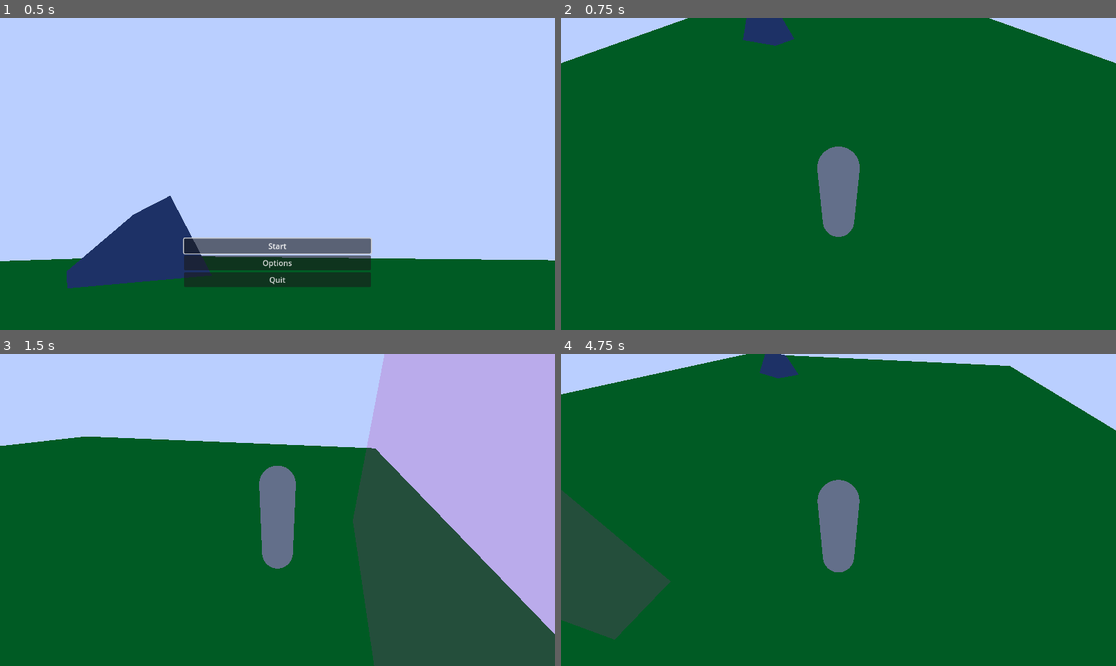
Above: before the commit, frames 1-4 (two rows, left to right).
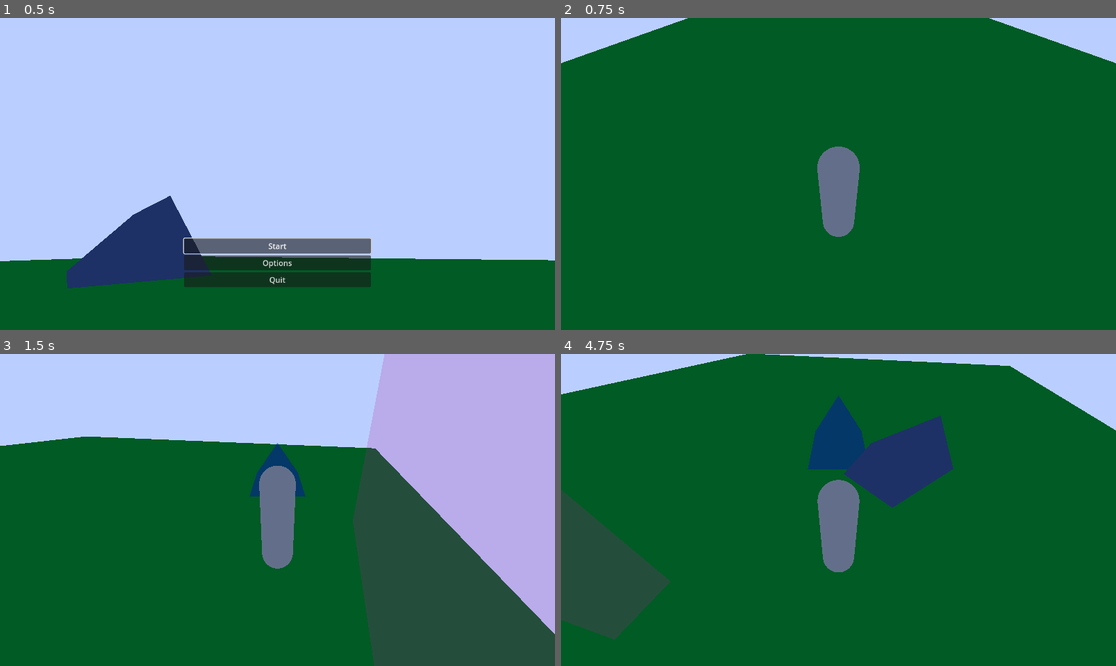
Above: after the commit, the same moments.

Repository: Wake1st/CritterCamper
Game: Godot game, scene res://game_manager.tscn
The game is run twice, just before and just after one commit, with the same random seed, the same clock (stepped at 60 frames per second) and the same inputs.
Inputs (mouse positions are in pixels of both pictures, inside the frame that each line leads up to):
- Up to frame 1 (0.5 s): no input
- Up to frame 2 (0.75 s): click "Start" at 0.5 s
- Up to frame 3 (1.5 s): tap Enter at 1.25 s; move the mouse to (399, 494) at 1.27 s; hold D (right) from 1.28 s (still down); tap E (action, bound only after the commit) at 1.35 s
- Up to frame 4 (4.75 s): tap Q (undo_action, bound only after the commit) at 1.55, 2.85, 3.8, 4.35 s; release D (right) at 2 s; click "Start" at 2 s; tap Space at 2.75 s; move the mouse to (727, 525) at 2.77 s; hold S (backward) 2.78-3.53 s; tap E (action, bound only after the commit) at 3.05, 3.6, 4.55 s; move the mouse to (894, 441) at 3.52 s; hold D (right) 3.53-4.28 s; move the mouse to (810, 572) at 4.27 s; hold W (forward) from 4.28 s (still down)

Frame 1 is identical in both runs. In frame 2, 0.6% of the frame differs, in the area x 32-43%, y 0-9%; in frame 3, 0.5%; in frame 4, 5.2%, in the area x 35-71%, y 0-50%.

Commit message:
Init/place pickup tent (#5)
* init - item placement;
TODO - holy moly this will need reworking

Diff:
--- /dev/null
+++ b/buildSilhouette.tres
@@ -0,0 +1,5 @@
+[gd_resource type="StandardMaterial3D" format=3 uid="uid://do82srreht78b"]
+
+[resource]
+transparency = 1
+albedo_color = Color(0.0749003, 0, 0.821156, 0.392157)
--- a/levels/01_verdant_slopes.tscn
+++ b/levels/01_verdant_slopes.tscn
@@ -1,10 +1,10 @@
-[gd_scene load_steps=7 format=3 uid="uid://dnfnbbqfxv41j"]
+[gd_scene load_steps=7 format=3 uid="uid://d0lxgrqddtudb"]
 
 [ext_resource type="Script" path="res://levels/01_verdant_slopes.gd" id="1_aevsk"]
 [ext_resource type="PackedScene" uid="uid://btekk4skkt6cm" path="res://camp_ground.tscn" id="1_dosqa"]
-[ext_resource type="PackedScene" uid="uid://isdu5vwd4mt3" path="res://player.tscn" id="2_y3av3"]
-[ext_resource type="PackedScene" uid="uid://ki6c2md6f5sh" path="res://tent.tscn" id="3_o26fa"]
+[ext_resource type="PackedScene" uid="uid://b5bboklyil8t1" path="res://player/player.tscn" id="2_y3av3"]
 [ext_resource type="PackedScene" uid="uid://dgba7pf3blkj" path="res://entry.tscn" id="5_76kv4"]
+[ext_resource type="Script" path="res://levels/BuildManager.gd" id="6_j4p5o"]
 
 [sub_resource type="Environment" id="Environment_g84ct"]
 background_mode = 1
@@ -22,11 +22,16 @@
 
 [node name="Player" parent="." instance=ExtResource("2_y3av3")]
 
-[node name="Tent" parent="." instance=ExtResource("3_o26fa")]
-transform = Transform3D(0.483313, 0, 0.875448, 0, 1, 0, -0.875448, 0, 0.483313, -4.95828, 2.38419e-07, -4.87914)
-
 [node name="Entry" parent="." instance=ExtResource("5_76kv4")]
 transform = Transform3D(1, 0, 0, 0, 1, 0, 0, 0, 1, 0, 0, 13)
 
 [node name="PlayerSpawn" type="Node3D" parent="."]
 transform = Transform3D(1, 0, 0, 0, 1, 0, 0, 0, 1, 0, 0, 10)
+
+[node name="BuildManager" type="Node3D" parent="."]
+script = ExtResource("6_j4p5o")
+
+[connection signal="placed_item" from="Player/BuildPoint" to="BuildManager" method="_on_build_point_placed_item"]
+[connection signal="removed_item" from="Player/BuildPoint" to="BuildManager" method="_on_build_point_removed_item"]
+
+[editable path="Player"]
--- /dev/null
+++ b/levels/BuildManager.gd
@@ -0,0 +1,16 @@
+extends Node3D
+
+
+var items:Dictionary
+
+
+func _on_build_point_placed_item(scene:PackedScene,tran:Transform3D):
+	var item = scene.instantiate() as Node3D
+	add_child(item)
+	item.global_transform = tran
+	items[scene.resource_name] = item
+
+
+func _on_build_point_removed_item(scene:PackedScene):
+	var n = items[scene.resource_name]
+	remove_child(n)
--- a/Controls.gd
+++ b/player/Controls.gd
@@ -3,6 +3,9 @@
 
 var direction:= Vector3.ZERO
 var rotation:= Vector2.ZERO
+
+var action:bool = false
+var undo:bool = false
 
 
 func _capture()->Controls:
@@ -18,4 +21,7 @@
 	rotation.x = -(mousePos.x - screenSize.x / 2) / screenSize.x
 	rotation.y = -(mousePos.y - screenSize.y / 2) / screenSize.y
 
+	action = Input.is_action_just_pressed("action")
+	undo = Input.is_action_just_pressed("undo_action")
+
 	return self
--- /dev/null
+++ b/player/build_point.gd
@@ -0,0 +1,35 @@
+extends Node3D
+
+
+signal placed_item(pack:PackedScene, transform:Transform3D)
+signal removed_item(pack:PackedScene)
+
+@export var buildSilhouette:StandardMaterial3D
+@export var pack:PackedScene
+var silhouette:Node3D
+
+var placed:=false:
+	get:
+		return placed
+	set(value):
+		placed = value
+		if value:
+			emit_signal("placed_item", pack, global_transform)
+		else:
+			emit_signal("removed_item", pack)
+
+
+var placing:=false:
+	get:
+		return placing
+	set(value):
+		placing = value
+		if placing:
+			add_child(silhouette)
+		else:
+			remove_child(silhouette)
+
+
+func _ready():
+	silhouette = pack.instantiate()
+	silhouette.get_child(0).set_surface_override_material(0,buildSilhouette)
--- /dev/null
+++ b/player/build_point.tscn
@@ -0,0 +1,10 @@
+[gd_scene load_steps=4 format=3 uid="uid://djussbbdgfdsk"]
+
+[ext_resource type="Script" path="res://player/build_point.gd" id="1_ojyb0"]
+[ext_resource type="Material" uid="uid://do82srreht78b" path="res://buildSilhouette.tres" id="2_u4um4"]
+[ext_resource type="PackedScene" uid="uid://ki6c2md6f5sh" path="res://tent.tscn" id="3_3575k"]
+
+[node name="BuildPoint" type="Node3D"]
+script = ExtResource("1_ojyb0")
+buildSilhouette = ExtResource("2_u4um4")
+pack = ExtResource("3_3575k")
--- a/player.gd
+++ b/player/player.gd
@@ -23,3 +23,15 @@
 
 	velocity = global_transform.basis * controls.direction * speed * delta
 	move_and_slide()
+
+	if controls.action:
+		if %BuildPoint.placing:
+			var placed = !%BuildPoint.placed
+			%BuildPoint.placed = placed
+			%BuildPoint.placing = !placed
+		else:
+			%BuildPoint.placing = true
+
+	if controls.undo:
+		if %BuildPoint.placing:
+			%BuildPoint.placing = false
--- a/player.tscn
+++ b/player/player.tscn
@@ -1,7 +1,8 @@
-[gd_scene load_steps=5 format=3 uid="uid://isdu5vwd4mt3"]
+[gd_scene load_steps=6 format=3 uid="uid://b5bboklyil8t1"]
 
-[ext_resource type="Script" path="res://player.gd" id="1_auv8u"]
-[ext_resource type="Script" path="res://Controls.gd" id="2_rxsm6"]
+[ext_resource type="Script" path="res://player/player.gd" id="1_gnnkl"]
+[ext_resource type="Script" path="res://player/Controls.gd" id="2_gn764"]
+[ext_resource type="PackedScene" uid="uid://djussbbdgfdsk" path="res://player/build_point.tscn" id="3_vpepl"]
 
 [sub_resource type="CapsuleShape3D" id="CapsuleShape3D_ej6jw"]
 radius = 0.4
@@ -9,8 +10,8 @@
 [sub_resource type="CapsuleMesh" id="CapsuleMesh_ivah2"]
 radius = 0.3
 
-[node name="Player" type="CharacterBody3D" node_paths=PackedStringArray("controlCapture")]
-script = ExtResource("1_auv8u")
+[node name="Character" type="CharacterBody3D" node_paths=PackedStringArray("controlCapture")]
+script = ExtResource("1_gnnkl")
 controlCapture = NodePath("Controls")
 
 [node name="CollisionShape3D" type="CollisionShape3D" parent="."]
@@ -27,4 +28,8 @@
 transform = Transform3D(1, 0, 0, 0, 0.866025, 0.5, 0, -0.5, 0.866025, 0, 3, 3)
 
 [node name="Controls" type="Node" parent="."]
-script = ExtResource("2_rxsm6")
+script = ExtResource("2_gn764")
+
+[node name="BuildPoint" parent="." instance=ExtResource("3_vpepl")]
+unique_name_in_owner = true
+transform = Transform3D(1, 0, 0, 0, 1, 0, 0, 0, 1, 0, 0, -5)
--- a/project.godot
+++ b/project.godot
@@ -37,6 +37,16 @@
 "events": [Object(InputEventKey,"resource_local_to_scene":false,"resource_name":"","device":-1,"window_id":0,"alt_pressed":false,"shift_pressed":false,"ctrl_pressed":false,"meta_pressed":false,"pressed":false,"keycode":0,"physical_keycode":68,"key_label":0,"unicode":100,"echo":false,"script":null)
 ]
 }
+action={
+"deadzone": 0.5,
+"events": [Object(InputEventKey,"resource_local_to_scene":false,"resource_name":"","device":-1,"window_id":0,"alt_pressed":false,"shift_pressed":false,"ctrl_pressed":false,"meta_pressed":false,"pressed":false,"keycode":0,"physical_keycode":69,"key_label":0,"unicode":101,"echo":false,"script":null)
+]
+}
+undo_action={
+"deadzone": 0.5,
+"events": [Object(InputEventKey,"resource_local_to_scene":false,"resource_name":"","device":-1,"window_id":0,"alt_pressed":false,"shift_pressed":false,"ctrl_pressed":false,"meta_pressed":false,"pressed":false,"keycode":0,"physical_keycode":81,"key_label":0,"unicode":113,"echo":false,"script":null)
+]
+}
 
 [layer_names]
 
--- /dev/null
+++ b/tent.tres
@@ -0,0 +1,5 @@
+[gd_resource type="StandardMaterial3D" format=3 uid="uid://co3h6ebds5vau"]
+
+[resource]
+albedo_color = Color(0.176471, 0.247059, 0.4, 1)
+roughness = 0.7
--- a/tent.tscn
+++ b/tent.tscn
@@ -1,21 +1,19 @@
 [gd_scene load_steps=4 format=3 uid="uid://ki6c2md6f5sh"]
+
+[ext_resource type="Material" uid="uid://co3h6ebds5vau" path="res://tent.tres" id="1_gob06"]
 
 [sub_resource type="PrismMesh" id="PrismMesh_tvnkk"]
 size = Vector3(2, 1.4, 3)
-
-[sub_resource type="StandardMaterial3D" id="StandardMaterial3D_oiix0"]
-albedo_color = Color(0.176471, 0.247059, 0.4, 1)
-roughness = 0.7
 
 [sub_resource type="ConvexPolygonShape3D" id="ConvexPolygonShape3D_w8p1s"]
 points = PackedVector3Array(-1, 0, -1.5, 0, 1.4, -1.5, 1, 0, -1.5, 1, 0, 1.5, 0, 1.4, 1.5, -1, 0, 1.5)
 
 [node name="Tent" type="Node3D"]
 
-[node name="MeshInstance3D" type="MeshInstance3D" parent="."]
+[node name="Mesh" type="MeshInstance3D" parent="."]
 transform = Transform3D(1, 0, 0, 0, 1, 0, 0, 0, 1, 0, 0.7, 0)
 mesh = SubResource("PrismMesh_tvnkk")
-surface_material_override/0 = SubResource("StandardMaterial3D_oiix0")
+surface_material_override/0 = ExtResource("1_gob06")
 
 [node name="StaticBody3D" type="StaticBody3D" parent="."]
 
